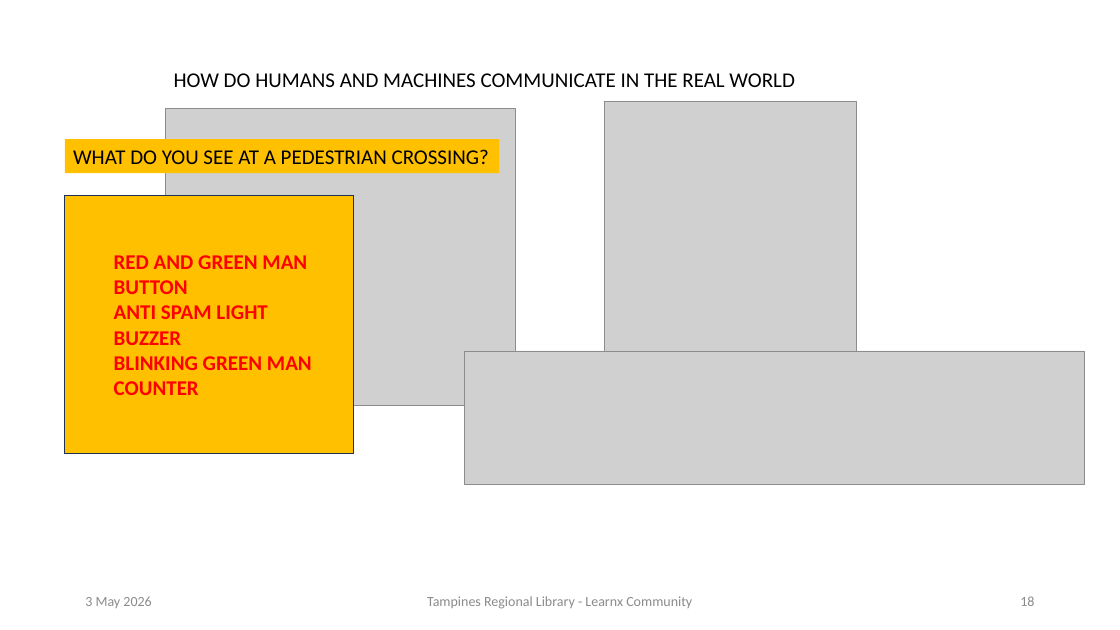
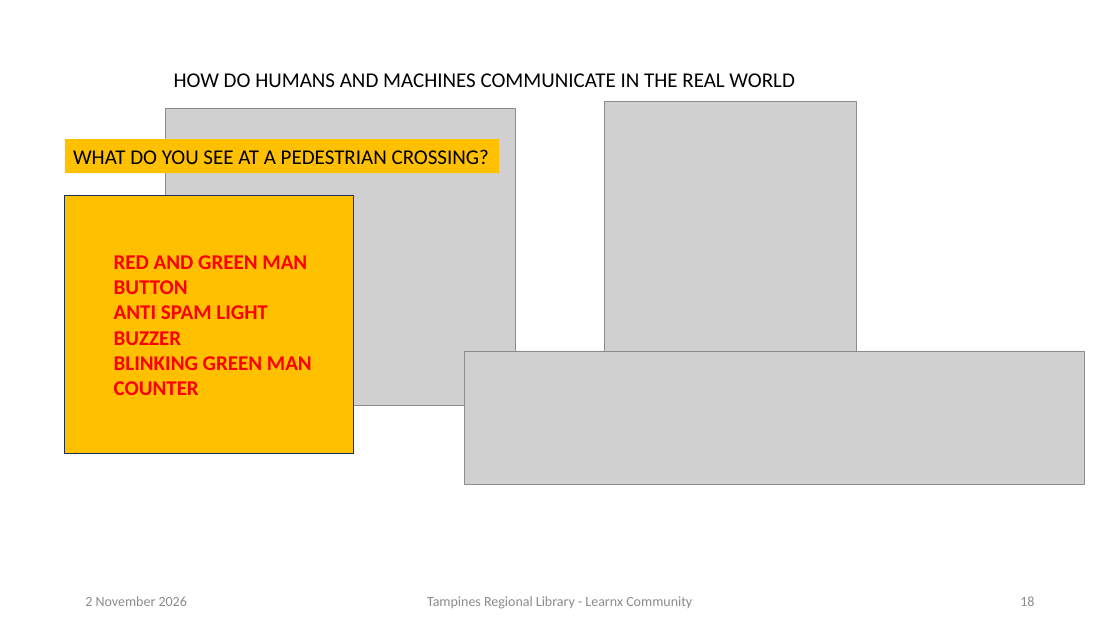
Before and after one commit to ssgoh/Pi-Python-Workshop, a slide deck: slide 18 of Pi Pico Python Course Notes.pptx. Drawn at 1120x630 pixels with LibreOffice and Linux fonts; fonts in the diff are those of the drawing; grey boxes stand for pictures. Boxes give left, top, right and bottom in pixels: in the first picture for what was removed or moved away, otherwise in the second. Text is boxed around its words. In the diff, an @@ line names an element or a change of style, - is before the commit and + after.

```diff
--- a/Pi Pico Python Course Notes.pptx
+++ b/Pi Pico Python Course Notes.pptx
@@ text at bbox=[85, 596, 187, 606]: text changed @@
-3 May 2026
+2 November 2026
```
Also in this commit, not shown: 34 other slides changed, 1 slide removed, 1 other file.
